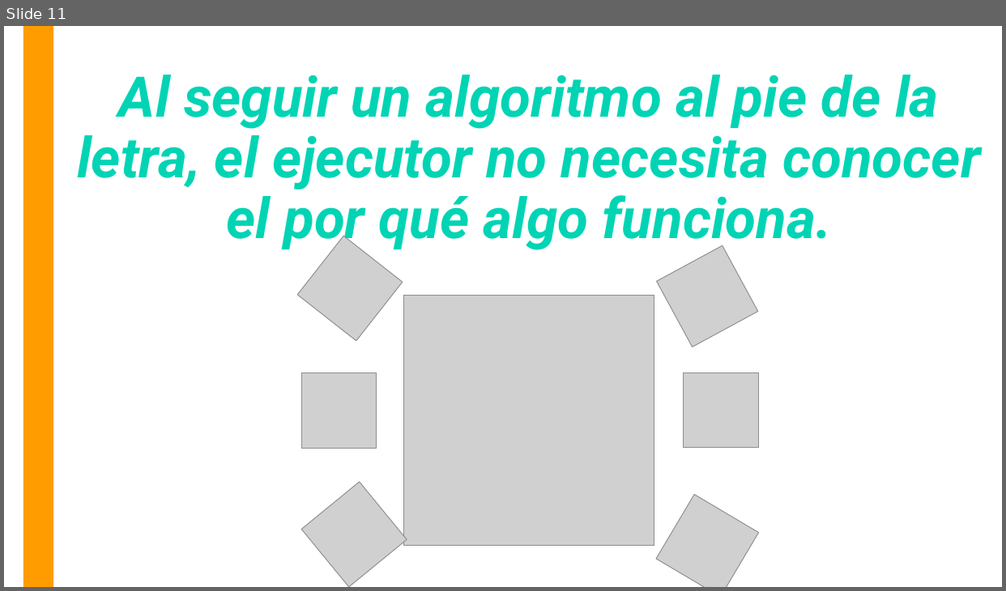
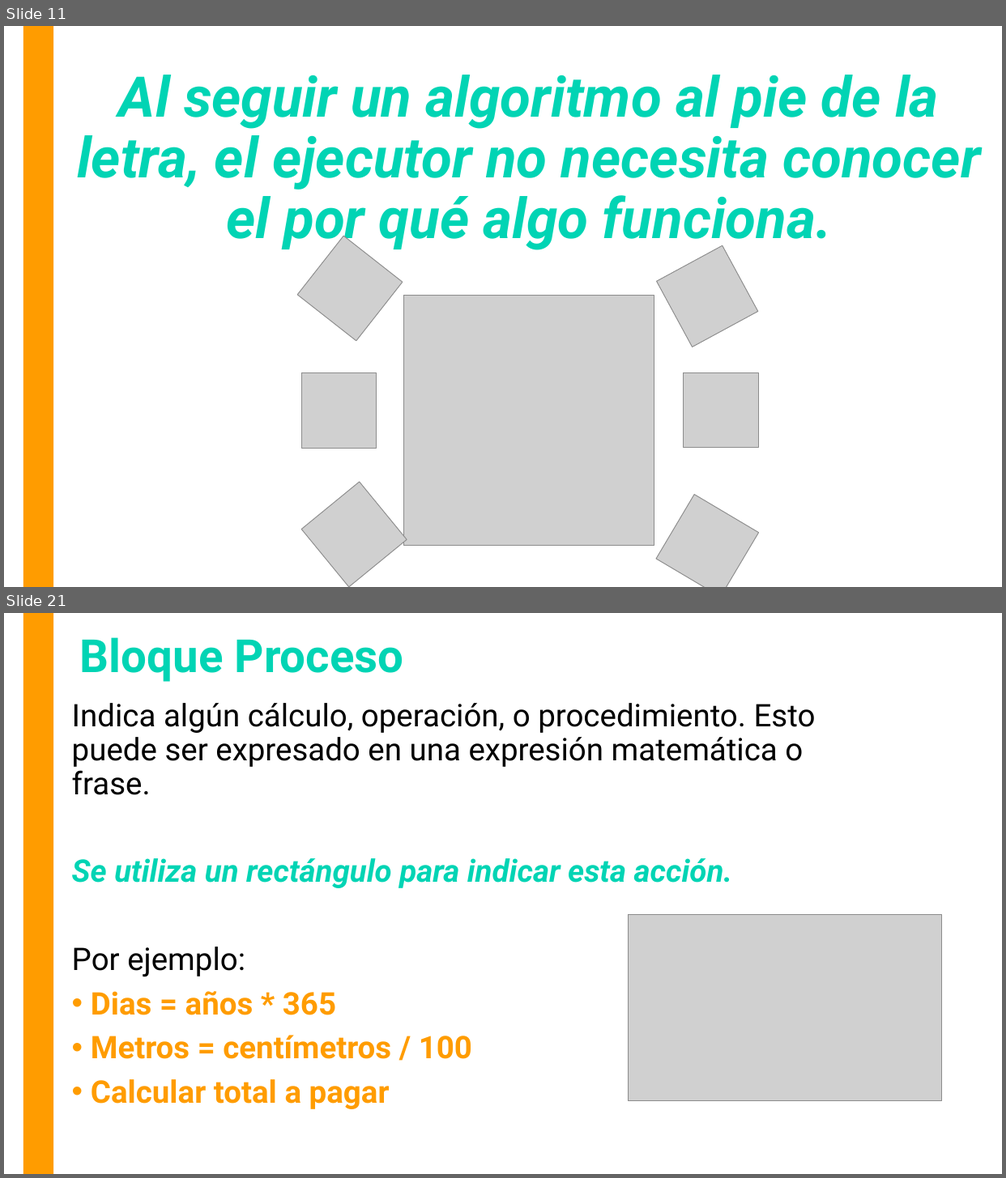
Before and after one commit to OMardil/INFO1_MOD4-Intro-a-Java, a slide deck: 01 Presentacion/INFO1_MOD4-Algoritmos_y_Diagramas.pptx. Shown one above the other, each under a label of ours: slide 11 before the commit, slides 11 and 21 after it; the slides between them are not shown. The pictures are 1006x591 and 1006x1178 pixels, drawn with LibreOffice and Linux fonts; fonts in the diff are those of the drawing; grey boxes stand for pictures. Boxes give left, top, right and bottom in pixels: in the first picture for what was removed or moved away, otherwise in the second. Text is boxed around its words. In the diff, an @@ line names an element or a change of style, - is before the commit and + after.

```diff
--- a/01 Presentacion/INFO1_MOD4-Algoritmos_y_Diagramas.pptx
+++ b/01 Presentacion/INFO1_MOD4-Algoritmos_y_Diagramas.pptx
@@ slide 21 added at box(4, 613, 1002, 1174), background #FFFFFF; not listed: 1 template element that a slide beside it also shows @@
@@ text added at box(80, 637, 404, 682), 44 pt, text #01D4B4, bold @@
+Bloque Proceso
@@ text added at box(72, 703, 816, 1110), 30 pt, text #000000 @@
+Indica algún cálculo, operación, o procedimiento. Esto puede ser expresado en una expresión matemática o frase.
+Se utiliza un rectángulo para indicar esta acción.
+Por ejemplo:
+• Dias = años * 365
+• Metros = centímetros / 100
+• Calcular total a pagar
@@ picture added at box(628, 914, 941, 1101) @@
```
Also in this commit, not shown: 19 other slides added.
